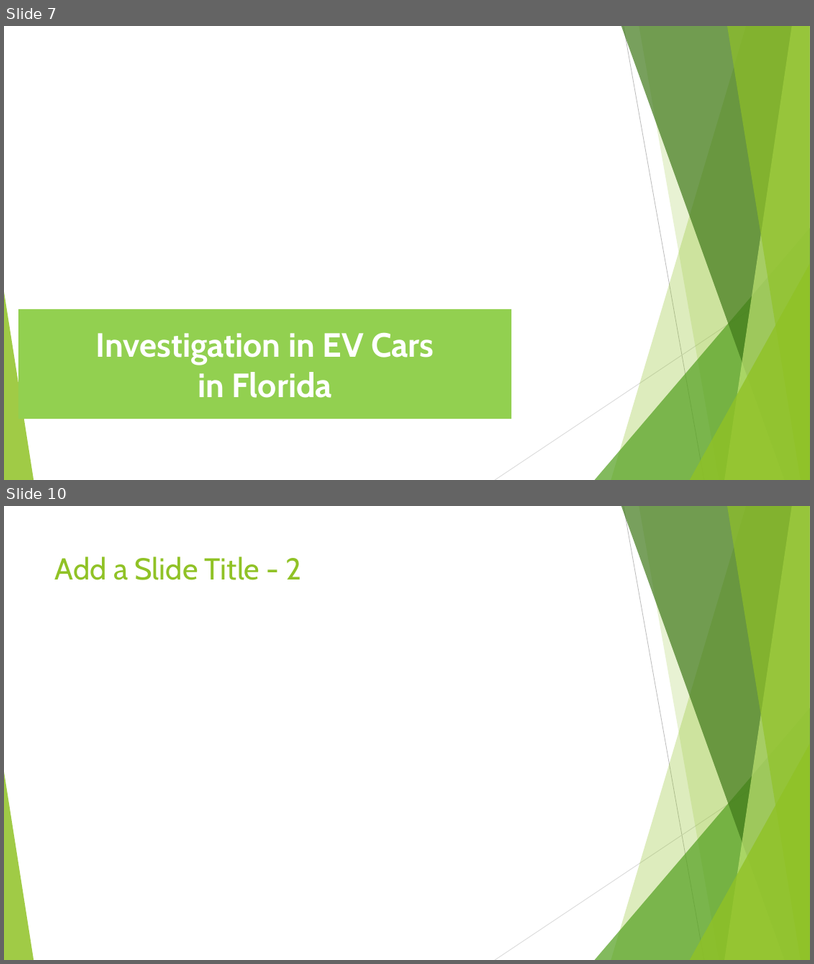
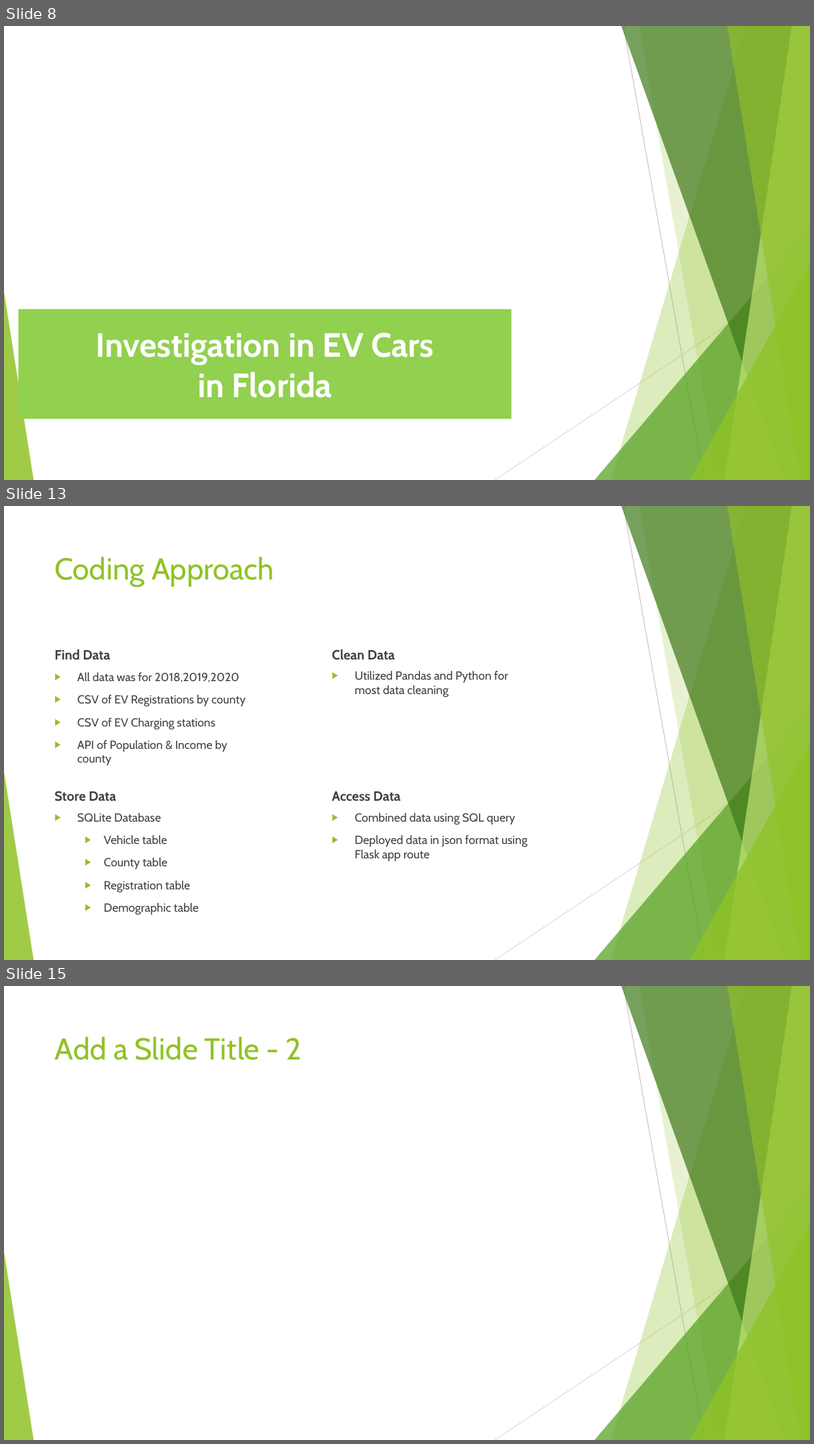
Before and after one commit to Project-JCSA/FL_Electric_Vehicles, a slide deck: Florida_Electric_Vehicles.pptx. Shown one above the other, each under a label of ours: slides 7 and 10 before the commit, slides 8, 13 and 15 after it; the slides between them are not shown. The pictures are 814x964 and 814x1444 pixels, drawn with LibreOffice and Linux fonts; fonts in the diff are those of the drawing; background and template pictures are left out. Boxes give left, top, right and bottom in pixels: in the first picture for what was removed or moved away, otherwise in the second. Text is boxed around its words. In the diff, an @@ line names an element or a change of style, - is before the commit and + after.

```diff
--- a/Florida_Electric_Vehicles.pptx
+++ b/Florida_Electric_Vehicles.pptx
@@ slide 13 added at (4, 506, 810, 960), background #FFFFFF; not listed: 10 template elements that a slide beside it also shows @@
@@ title added at (55, 556, 275, 587), 36 pt, text #90C226 @@
+Coding Approach
@@ text added at (54, 649, 111, 659), 16 pt, text #404040, bold @@
+Find Data
@@ text added at (332, 649, 395, 660), 16 pt, text #404040, bold @@
+Clean Data
@@ text added at (77, 672, 245, 765), 13.9 pt, text #404040 @@
+▶ All data was for 2018,2019,2020
+▶ CSV of EV Registrations by county
+▶ CSV of EV Charging stations
+▶ API of Population & Income by county
@@ text added at (355, 670, 508, 697), 14 pt, text #404040 @@
+▶ Utilized Pandas and Python for most data cleaning
@@ text added at (54, 790, 116, 801), 16 pt, text #404040, bold @@
+Store Data
@@ text added at (332, 791, 401, 800), 16 pt, text #404040, bold @@
+Access Data
@@ text added at (77, 812, 199, 914), 14 pt, text #404040 @@
+▶ SQLite Database
+  ▶ Vehicle table
+  ▶ County table
+  ▶ Registration table
+  ▶ Demographic table
@@ text added at (355, 812, 527, 861), 14 pt, text #404040 @@
+▶ Combined data using SQL query
+▶ Deployed data in json format using Flask app route
@@ what was slide 7 is now slide 8 @@
@@ what was slide 10 is now slide 15 @@
```
Also in this commit, not shown: 6 other slides added, 4 slides removed.
